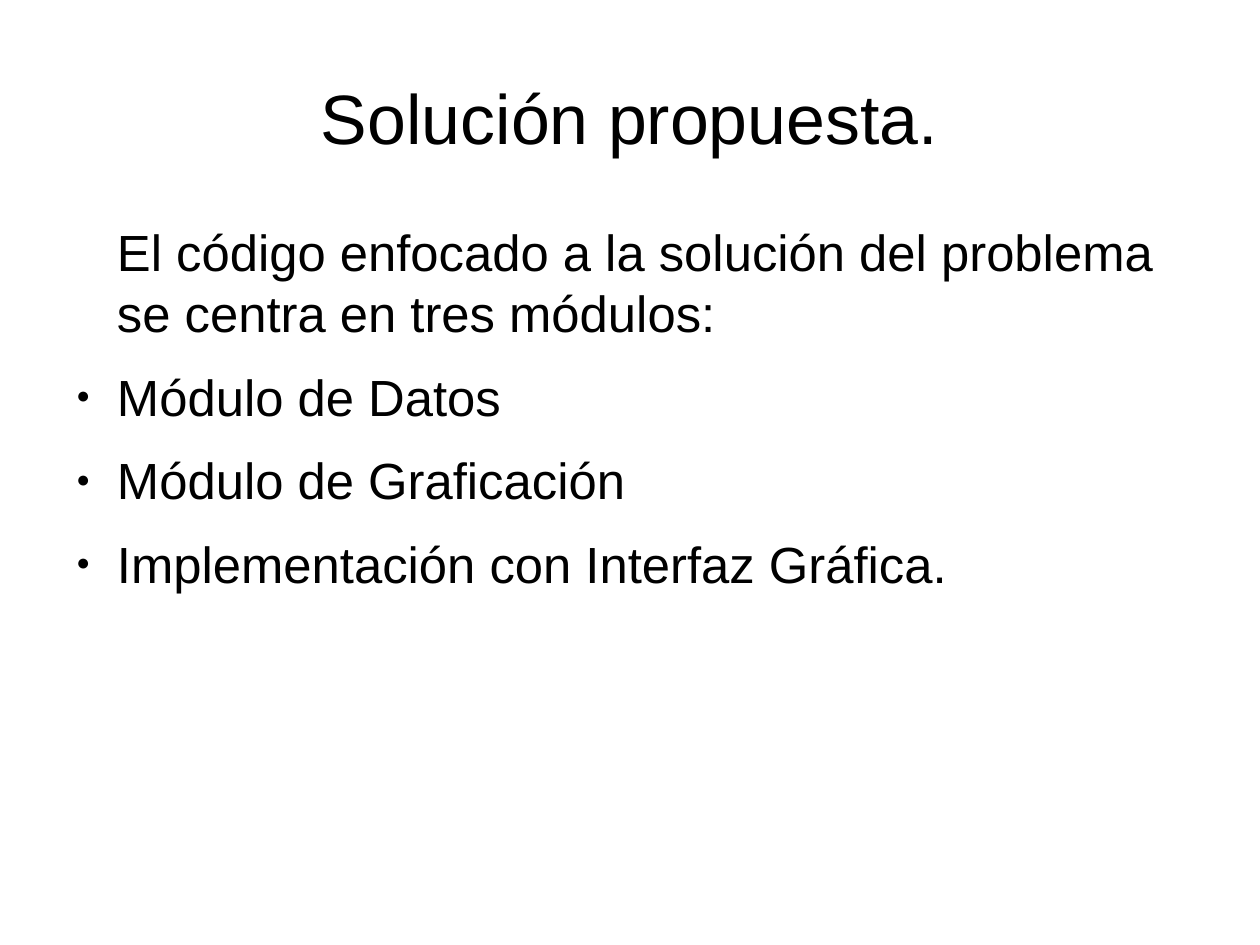
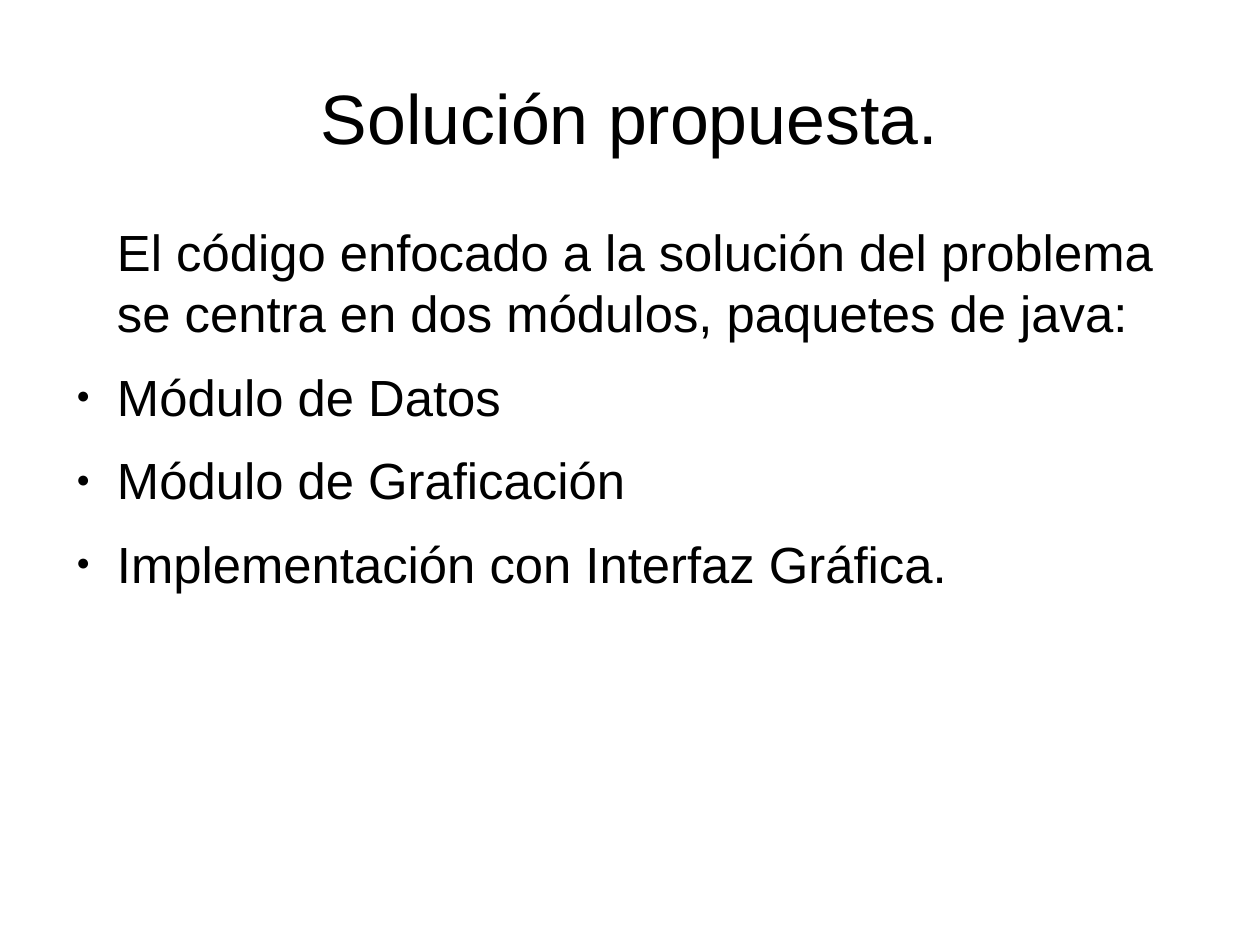
Before and after one commit to isidroevc/proyectoPyE, a slide deck: slide 6 of Sin título 1.odp. Drawn at 1260x945 pixels with LibreOffice and Linux fonts; fonts in the diff are those of the drawing. Boxes give left, top, right and bottom in pixels: in the first picture for what was removed or moved away, otherwise in the second. Text is boxed around its words. In the diff, an @@ line names an element or a change of style, - is before the commit and + after.

```diff
--- a/Sin título 1.odp
+++ b/Sin título 1.odp
@@ text at [117, 233, 1153, 343]: text changed @@
-El código enfocado a la solución del problema se centra en tres módulos:
+El código enfocado a la solución del problema se centra en dos módulos, paquetes de java:
```
Also in this commit, not shown: 7 other files.
